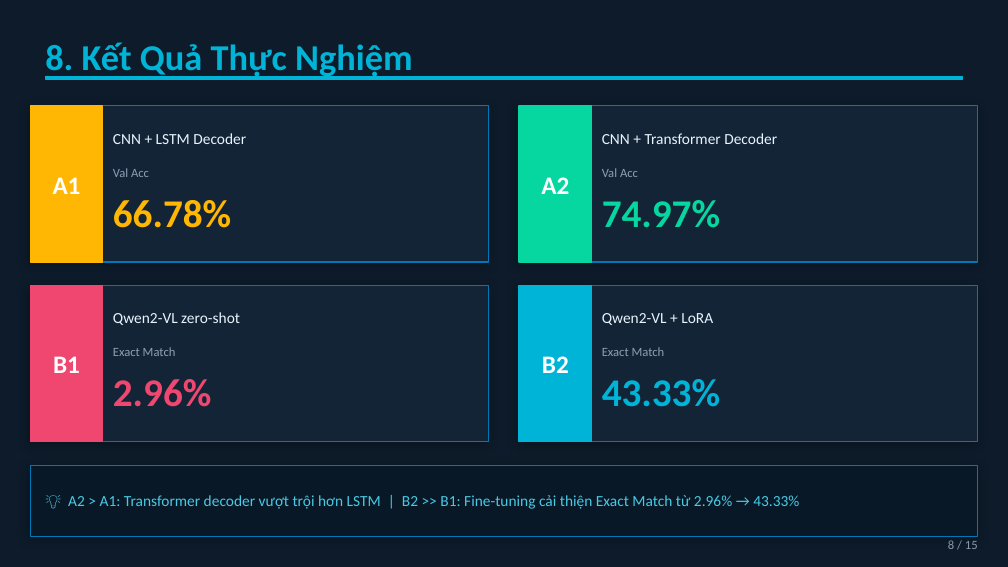
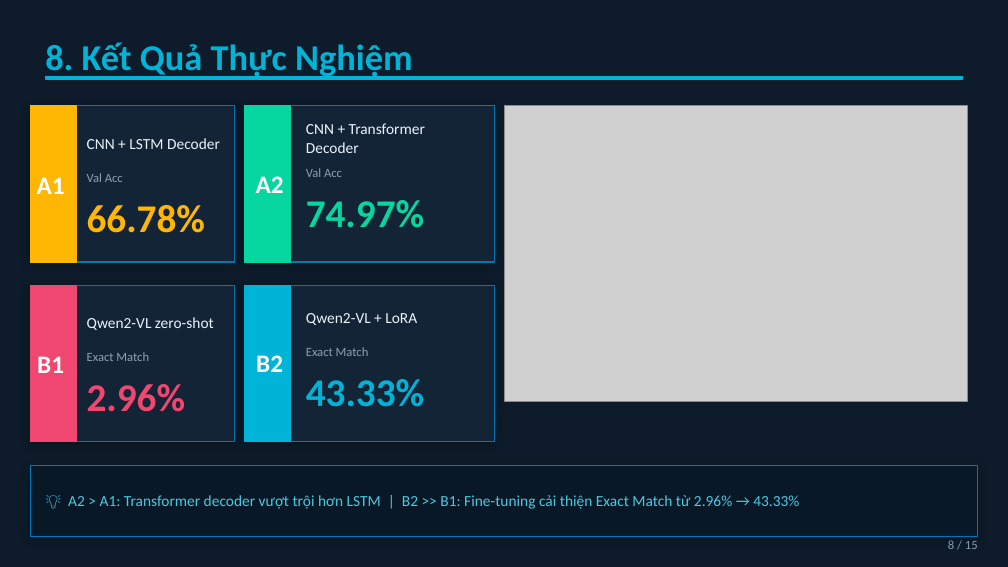
Before and after one commit to DongKhoiDev/vqa_final_deeplearning, a slide deck: slide 9 of slide.pptx. Drawn at 1008x567 pixels with LibreOffice and Linux fonts; fonts in the diff are those of the drawing; grey boxes stand for pictures. Boxes give left, top, right and bottom in pixels: in the first picture for what was removed or moved away, otherwise in the second. Text is boxed around its words. In the diff, an @@ line names an element or a change of style, - is before the commit and + after.

Commit message:
Update slide presentation with new content

```diff
--- a/slide.pptx
+++ b/slide.pptx
@@ text "A1": place and size @@
-text "A1" at (53,177,81,194)
+text "A1" at (37,177,65,194)
@@ rectangle: place and size @@
-rectangle at (30,106,103,262)
+rectangle at (30,106,77,262)
@@ rectangle: place and size @@
-rectangle at (30,106,489,262)
+rectangle at (30,106,234,262)
@@ text "A2": place and size @@
-text "A2" at (541,177,569,194)
+text "A2" at (256,176,284,193)
@@ rectangle: place and size @@
-rectangle at (519,106,592,262)
+rectangle at (244,106,290,262)
@@ rectangle: place and size @@
-rectangle at (519,106,978,262)
+rectangle at (244,106,494,262)
@@ text "CNN + Transformer Decoder" rewrapped from (602,133,777,144) to (306,123,425,153) @@
@@ picture added at (505,106,968,401) @@
@@ text "CNN + LSTM Decoder": place and size @@
-text "CNN + LSTM Decoder" at (113,133,246,144)
+text "CNN + LSTM Decoder" at (87,138,220,149)
@@ text "Val Acc": place and size @@
-text "Val Acc" at (113,168,149,177)
+text "Val Acc" at (87,173,123,182)
@@ text "Val Acc": place and size @@
-text "Val Acc" at (602,168,638,177)
+text "Val Acc" at (306,168,342,177)
@@ text "66.78%": place and size @@
-text "66.78%" at (113,200,231,228)
+text "66.78%" at (87,205,205,233)
@@ text "74.97%": place and size @@
-text "74.97%" at (602,200,720,228)
+text "74.97%" at (306,200,424,228)
@@ text "B1": place and size @@
-text "B1" at (53,356,80,373)
+text "B1" at (37,356,64,373)
@@ rectangle: place and size @@
-rectangle at (30,285,103,442)
+rectangle at (30,285,77,442)
@@ rectangle: place and size @@
-rectangle at (30,285,489,442)
+rectangle at (30,285,234,442)
@@ text "B2": place and size @@
-text "B2" at (542,356,569,373)
+text "B2" at (256,355,283,372)
@@ rectangle: place and size @@
-rectangle at (519,285,592,442)
+rectangle at (244,285,290,442)
@@ rectangle: place and size @@
-rectangle at (519,285,978,442)
+rectangle at (244,285,494,442)
@@ text "Qwen2-VL + LoRA": place and size @@
-text "Qwen2-VL + LoRA" at (602,313,713,325)
+text "Qwen2-VL + LoRA" at (306,313,417,325)
@@ text "Qwen2-VL zero-shot": place and size @@
-text "Qwen2-VL zero-shot" at (113,312,240,325)
+text "Qwen2-VL zero-shot" at (87,317,214,330)
@@ text "Exact Match": place and size @@
-text "Exact Match" at (113,347,176,356)
+text "Exact Match" at (87,352,149,361)
@@ text "Exact Match": place and size @@
-text "Exact Match" at (602,347,665,356)
+text "Exact Match" at (306,347,369,356)
@@ text "2.96%": place and size @@
-text "2.96%" at (113,379,212,407)
+text "2.96%" at (87,384,186,412)
@@ text "43.33%": place and size @@
-text "43.33%" at (602,379,720,407)
+text "43.33%" at (306,379,424,407)
```
